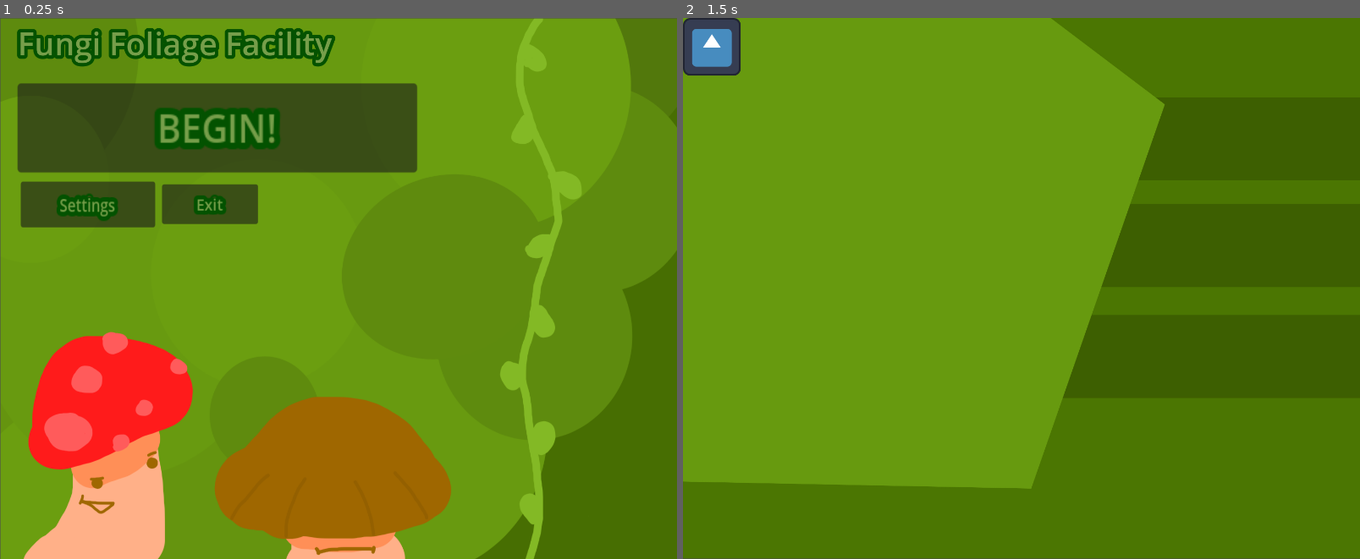
Above: before the commit, frames 1-2 (left to right).
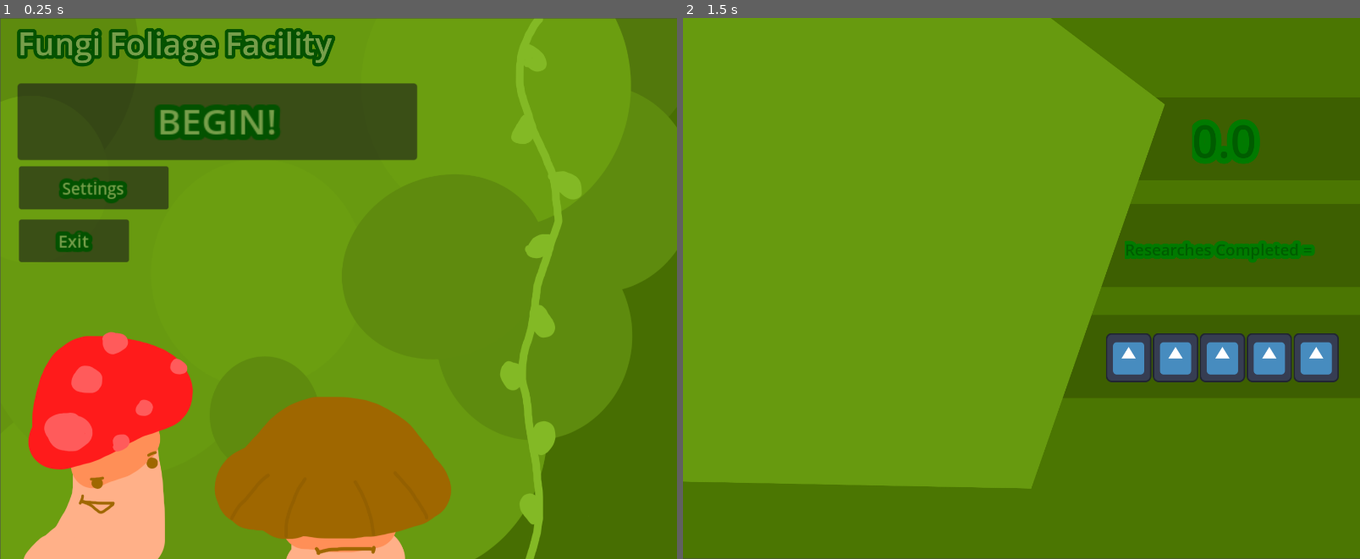
Above: after the commit, the same moments.

Repository: Jacobscoolthingamajigs/Epik-WarioWareGame
Game: Godot game, scene res://titlescreen.tscn
Two runs of this game, one before a commit and one after it. Both use one fixed random seed, a clock stepped at 60 frames per second and the inputs below. The engine's default icon, where the game draws it, is replaced by a stand-in: a white triangle on a blue panel in a dark square.
Inputs (mouse positions are in pixels of both pictures, inside the frame that each line leads up to):
- Up to frame 1 (0.25 s): no input
- Up to frame 2 (1.5 s): click "BEGIN!" at 0.5 s; tap Enter at 1.25 s; move the mouse to (1170, 261) at 1.27 s; hold Right from 1.28 s (still down); tap Alt at 1.35 s; click (1170, 261) at 1.42 s

The runs differ from the first frame. In frame 1, 5.4% of the frame differs, in the area x 2-62%, y 15-46%; in frame 2, 5.4%.

Commit message:
Cool New stuff
ya

Diff:
--- a/level_scene.tscn
+++ b/level_scene.tscn
@@ -11,10 +11,51 @@
 scale = Vector2(0.499928, 0.499603)
 texture = ExtResource("1_187gu")
 
-[node name="HBoxContainer" type="HBoxContainer" parent="."]
-offset_right = 40.0
-offset_bottom = 40.0
+[node name="Shroomtainer" type="HBoxContainer" parent="."]
+offset_left = 937.0
+offset_top = 699.0
+offset_right = 1593.0
+offset_bottom = 827.0
+scale = Vector2(0.787138, 0.849362)
 
-[node name="TextureRect" type="TextureRect" parent="HBoxContainer"]
+[node name="CoolShroom" type="TextureRect" parent="Shroomtainer"]
 layout_mode = 2
 texture = ExtResource("2_3mivm")
+
+[node name="CoolShroom2" type="TextureRect" parent="Shroomtainer"]
+layout_mode = 2
+texture = ExtResource("2_3mivm")
+
+[node name="CoolShroom3" type="TextureRect" parent="Shroomtainer"]
+layout_mode = 2
+texture = ExtResource("2_3mivm")
+
+[node name="CoolShroom4" type="TextureRect" parent="Shroomtainer"]
+layout_mode = 2
+texture = ExtResource("2_3mivm")
+
+[node name="CoolShroom5" type="TextureRect" parent="Shroomtainer"]
+layout_mode = 2
+texture = ExtResource("2_3mivm")
+
+[node name="level" type="RichTextLabel" parent="."]
+offset_left = 979.0
+offset_top = 489.0
+offset_right = 1465.0
+offset_bottom = 676.0
+theme_override_colors/default_color = Color(0, 0.360784, 0, 1)
+theme_override_colors/font_outline_color = Color(0, 0.478431, 0, 1)
+theme_override_constants/outline_size = 30
+theme_override_font_sizes/normal_font_size = 35
+text = "Researches Completed ="
+
+[node name="Timer" type="RichTextLabel" parent="."]
+offset_left = 1128.0
+offset_top = 203.0
+offset_right = 1479.0
+offset_bottom = 382.0
+theme_override_colors/default_color = Color(0, 0.360784, 0, 1)
+theme_override_colors/font_outline_color = Color(0, 0.478431, 0, 1)
+theme_override_constants/outline_size = 50
+theme_override_font_sizes/normal_font_size = 100
+text = "0.0"
--- a/titlescreen.tscn
+++ b/titlescreen.tscn
@@ -32,7 +32,7 @@
 offset_top = 145.0
 offset_right = 371.0
 offset_bottom = 214.0
-scale = Vector2(2.66657, 2.86385)
+scale = Vector2(2.66657, 2.46385)
 theme_override_colors/font_outline_color = Color(0.0117647, 0.321569, 0, 1)
 theme_override_colors/font_color = Color(0.462745, 0.619608, 0.290196, 1)
 theme_override_constants/outline_size = 20
@@ -41,11 +41,11 @@
 metadata/_edit_use_anchors_ = true
 
 [node name="SETTINGS_B" type="Button" parent="."]
-offset_left = 46.0
-offset_top = 363.0
-offset_right = 233.0
-offset_bottom = 413.0
-scale = Vector2(1.59316, 2.02839)
+offset_left = 42.0
+offset_top = 329.0
+offset_right = 229.0
+offset_bottom = 379.0
+scale = Vector2(1.77313, 1.90721)
 theme_override_colors/font_outline_color = Color(0.0117647, 0.321569, 0, 1)
 theme_override_colors/font_color = Color(0.462745, 0.619608, 0.290196, 1)
 theme_override_constants/outline_size = 20
@@ -54,11 +54,11 @@
 metadata/_edit_use_anchors_ = true
 
 [node name="EXIT_B" type="Button" parent="."]
-offset_left = 359.0
-offset_top = 369.0
-offset_right = 488.0
-offset_bottom = 419.0
-scale = Vector2(1.64855, 1.75895)
+offset_left = 42.0
+offset_top = 447.0
+offset_right = 171.0
+offset_bottom = 497.0
+scale = Vector2(1.89043, 1.88953)
 theme_override_colors/font_outline_color = Color(0.0117647, 0.321569, 0, 1)
 theme_override_colors/font_color = Color(0.462745, 0.619608, 0.290196, 1)
 theme_override_constants/outline_size = 20
